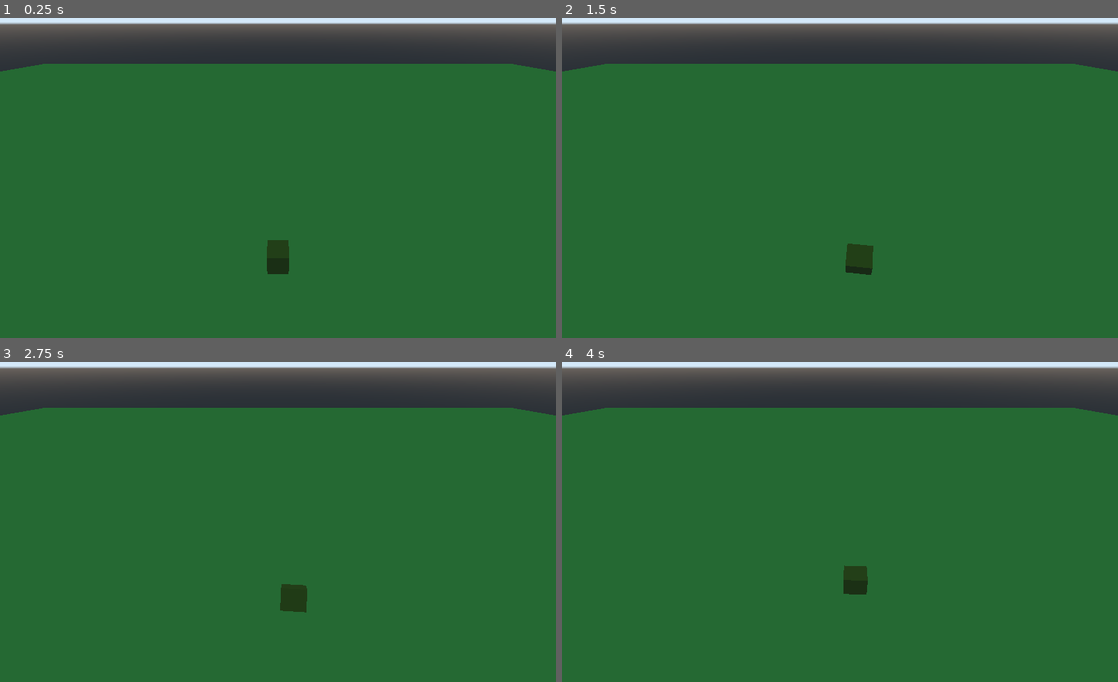
Above: before the commit, frames 1-4 (two rows, left to right).
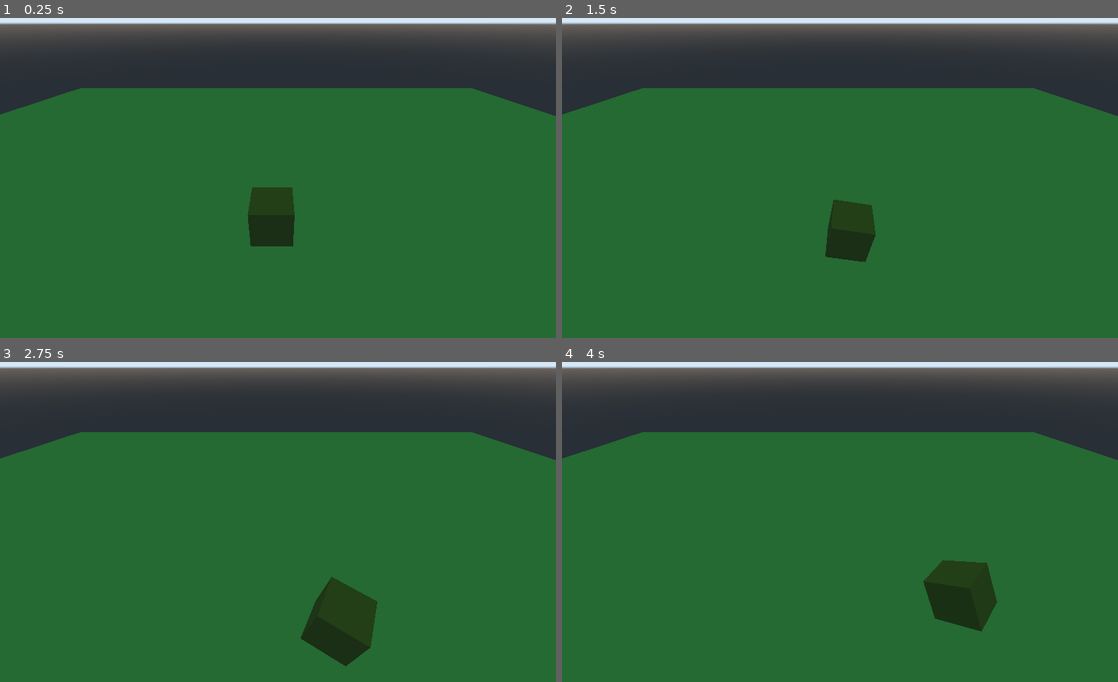
Above: after the commit, the same moments.

Repository: daltonteague/GMTK-Jam-2021
Game: Godot game, scene res://scenes/StartScene.tscn
The game is run twice, just before and just after one commit, with the same random seed, the same clock (stepped at 60 frames per second) and the same inputs.
Inputs:
- Up to frame 1 (0.25 s): no input
- Up to frame 2 (1.5 s): hold D (move_right) 0.53-1.28 s; hold S (move_backward) from 1.28 s (still down)
- Up to frame 3 (2.75 s): release S (move_backward) at 2.03 s; hold D (move_right) from 2.03 s (still down)
- Up to frame 4 (4 s): release D (move_right) at 2.78 s; hold W (move_forward) 2.78-3.53 s; hold A (move_left) from 3.53 s (still down)

The runs differ from the first frame. In frame 1, 10% of the frame differs, in the area x 0-100%, y 14-81%; in frame 2, 10%; in frame 3, 11%, in the area x 0-100%, y 14-96%; in frame 4, 11%.

Commit message:
Created initial Zombie controller

Diff:
--- a/project.godot
+++ b/project.godot
@@ -19,21 +19,25 @@
 move_forward={
 "deadzone": 0.5,
 "events": [ Object(InputEventKey,"resource_local_to_scene":false,"resource_name":"","device":0,"alt":false,"shift":false,"control":false,"meta":false,"command":false,"pressed":false,"scancode":87,"unicode":0,"echo":false,"script":null)
+, Object(InputEventKey,"resource_local_to_scene":false,"resource_name":"","device":0,"alt":false,"shift":false,"control":false,"meta":false,"command":false,"pressed":false,"scancode":16777232,"unicode":0,"echo":false,"script":null)
  ]
 }
 move_left={
 "deadzone": 0.5,
 "events": [ Object(InputEventKey,"resource_local_to_scene":false,"resource_name":"","device":0,"alt":false,"shift":false,"control":false,"meta":false,"command":false,"pressed":false,"scancode":65,"unicode":0,"echo":false,"script":null)
+, Object(InputEventKey,"resource_local_to_scene":false,"resource_name":"","device":0,"alt":false,"shift":false,"control":false,"meta":false,"command":false,"pressed":false,"scancode":16777231,"unicode":0,"echo":false,"script":null)
  ]
 }
 move_right={
 "deadzone": 0.5,
 "events": [ Object(InputEventKey,"resource_local_to_scene":false,"resource_name":"","device":0,"alt":false,"shift":false,"control":false,"meta":false,"command":false,"pressed":false,"scancode":68,"unicode":0,"echo":false,"script":null)
+, Object(InputEventKey,"resource_local_to_scene":false,"resource_name":"","device":0,"alt":false,"shift":false,"control":false,"meta":false,"command":false,"pressed":false,"scancode":16777233,"unicode":0,"echo":false,"script":null)
  ]
 }
 move_backward={
 "deadzone": 0.5,
 "events": [ Object(InputEventKey,"resource_local_to_scene":false,"resource_name":"","device":0,"alt":false,"shift":false,"control":false,"meta":false,"command":false,"pressed":false,"scancode":83,"unicode":0,"echo":false,"script":null)
+, Object(InputEventKey,"resource_local_to_scene":false,"resource_name":"","device":0,"alt":false,"shift":false,"control":false,"meta":false,"command":false,"pressed":false,"scancode":16777234,"unicode":0,"echo":false,"script":null)
  ]
 }
 
--- a/scenes/StartScene.tscn
+++ b/scenes/StartScene.tscn
@@ -1,6 +1,6 @@
 [gd_scene load_steps=8 format=2]
 
-[ext_resource path="res://scripts/PlayerController.gd" type="Script" id=1]
+[ext_resource path="res://scripts/ZombieController.gd" type="Script" id=1]
 
 [sub_resource type="SpatialMaterial" id=1]
 albedo_color = Color( 0.227451, 0.501961, 0.196078, 1 )
@@ -26,25 +26,25 @@
 transform = Transform( 23.672, 0, 0, 0, 23.672, 0, 0, 0, 23.672, 0, 0, 0 )
 
 [node name="MeshInstance" type="MeshInstance" parent="Ground"]
+transform = Transform( 1, 0, 0, 0, 1, 0, 0, 0, 1, -0.00115156, 0.0161868, -0.0158365 )
 mesh = SubResource( 2 )
 material/0 = null
 
 [node name="CollisionShape" type="CollisionShape" parent="Ground"]
-transform = Transform( 1, 0, 0, 0, 1, 0, 0, 0, 1, 0, 0, 0 )
-shape = SubResource( 8 )
+shape = SubResource( 3 )
 
-[node name="Player" type="RigidBody" parent="."]
-transform = Transform( 1.00234, 0, 0, 0, 1.00234, 0, 0, 0, 1.00234, 0, 1.08805, 0 )
+[node name="Zombie" type="RigidBody" parent="."]
+transform = Transform( 1, 0, 0, 0, 1, 0, 0, 0, 1, 0, 4.61918, 0 )
 script = ExtResource( 1 )
 
-[node name="MeshInstance" type="MeshInstance" parent="Player"]
-transform = Transform( 0.504, 0, 0, 0, 0.6, 0, 0, 0, 0.512, 0, 0, 0 )
-mesh = SubResource( 4 )
+[node name="MeshInstance" type="MeshInstance" parent="Zombie"]
+transform = Transform( 2, 0, 0, 0, 2, 0, 0, 0, 2, 0, 0, 0 )
+mesh = SubResource( 5 )
 material/0 = null
 
-[node name="CollisionShape" type="CollisionShape" parent="Player"]
-transform = Transform( 0.504, 0, 0, 0, 0.6, 0, 0, 0, 0.512, 0, 0, 0 )
-shape = SubResource( 5 )
+[node name="CollisionShape" type="CollisionShape" parent="Zombie"]
+transform = Transform( 2, 0, 0, 0, 2, 0, 0, 0, 2, 0, 0, 0 )
+shape = SubResource( 6 )
 
 [node name="Camera" type="Camera" parent="."]
-transform = Transform( 1, 0, 0, 0, 0.836047, 0.548658, 0, -0.548658, 0.836047, 0, 10.3116, 7.15069 )
+transform = Transform( 1, 0, 0, 0, 0.836047, 0.548658, 0, -0.548658, 0.836047, 0.581663, 20.0702, 16.6797 )
--- a/scripts/PlayerController.gd
+++ b/scripts/ZombieController.gd
@@ -2,20 +2,29 @@
 
 
 # Declare member variables here. Examples:
-var move_speed = 500
+var move_speed = 700
+var max_speed = 12000
 
+var tumble_magnitude = 1
 
 # Called when the node enters the scene tree for the first time.
 func _ready():
-	pass # Replace with function body.
-
+	pass
 
 # Called every frame. 'delta' is the elapsed time since the previous frame.
 func _physics_process(delta):
-	var input = transform.basis.xform(Vector3(
+	apply_player_input(delta)
+
+
+func apply_player_input(delta):
+	var input = Vector3(
 		Input.get_action_strength("move_right") - Input.get_action_strength("move_left"),
 		0,
 		Input.get_action_strength("move_backward") - Input.get_action_strength("move_forward")
-	)).normalized() * move_speed * delta
-	print(str(input))
-	add_force(input, Vector3.UP)
+	).normalized() * move_speed * delta
+
+	add_force(input, Vector3(0, tumble_magnitude, 0))
+
+func _integrate_forces(state):
+	if state.linear_velocity.length() > max_speed:
+		state.linear_velocity=state.linear_velocity.normalized() * max_speed
Not shown: 1 places in scenes/StartScene.tscn that only renumber resources
